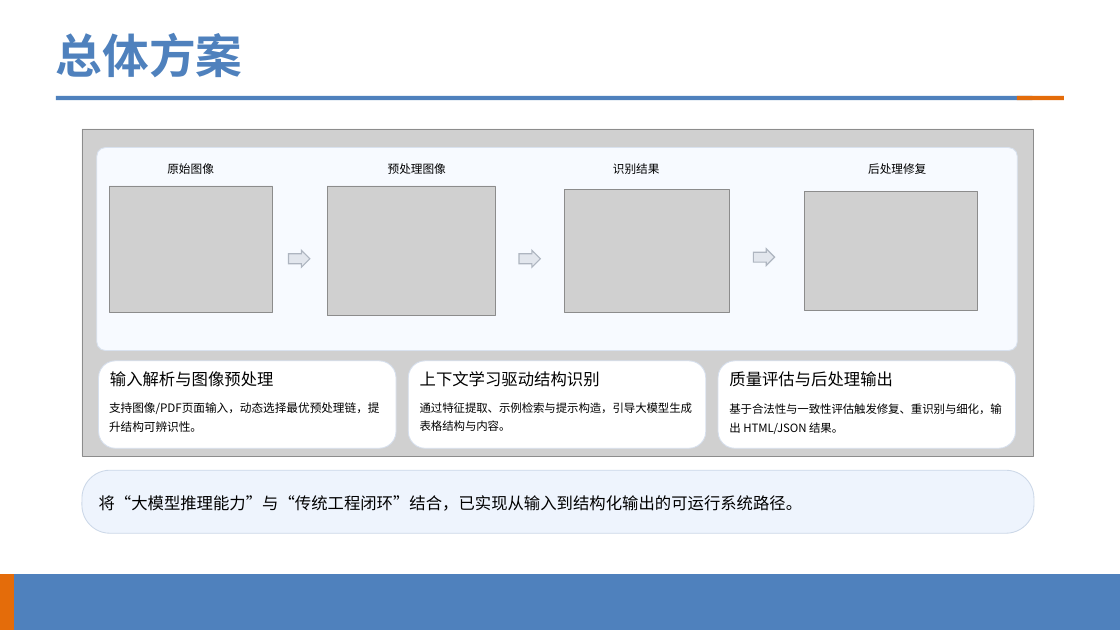
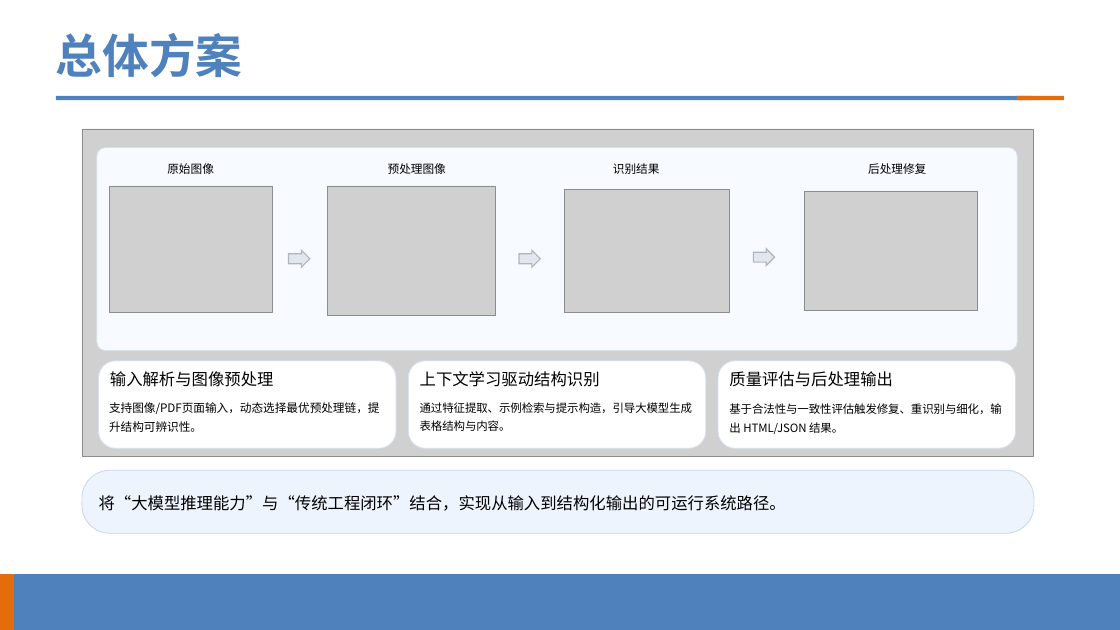
Before and after one commit to Qinhao06/hithesis, a slide deck: slide 3 of 覃浩-24S151153中期.pptx. Drawn at 1120x630 pixels with LibreOffice and Linux fonts; fonts in the diff are those of the drawing; grey boxes stand for pictures; background and template pictures are left out. Boxes give left, top, right and bottom in pixels: in the first picture for what was removed or moved away, otherwise in the second. Text is boxed around its words. In the diff, an @@ line names an element or a change of style, - is before the commit and + after.

```diff
--- a/覃浩-24S151153中期.pptx
+++ b/覃浩-24S151153中期.pptx
@@ text at bbox=[99, 495, 786, 511]: text changed @@
-将“大模型推理能力”与“传统工程闭环”结合，已实现从输入到结构化输出的可运行系统路径。
+将“大模型推理能力”与“传统工程闭环”结合，实现从输入到结构化输出的可运行系统路径。
```
Also in this commit, not shown: 2 other slides changed, 4 slides added, 3 slides removed, 1 other file.
